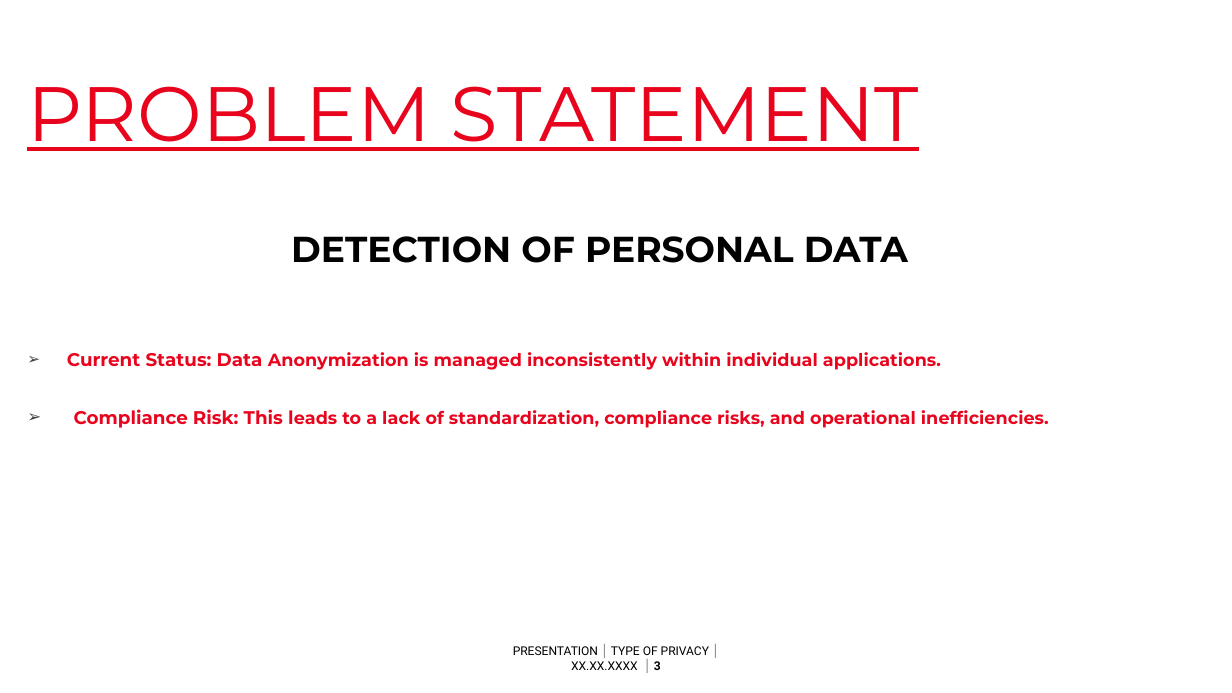
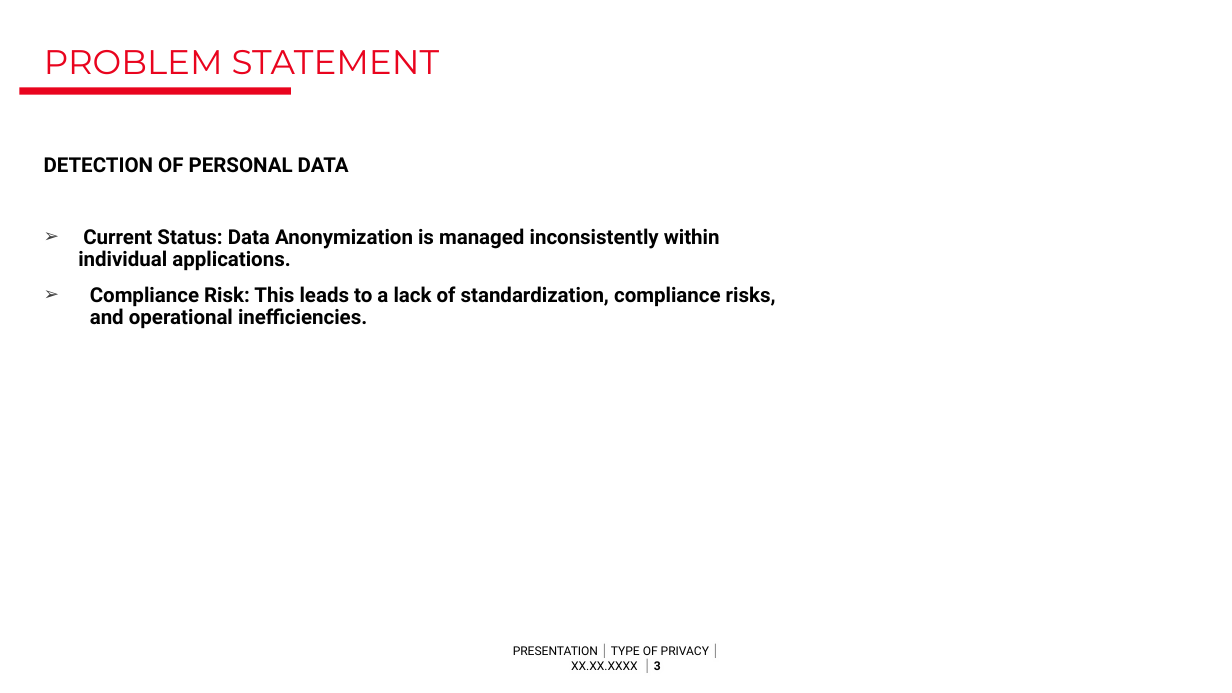
Before and after one commit to amanagrawal151/data-anonymiser, a slide deck: slide 3 of SGBOTS.pptx. Drawn at 1232x693 pixels with LibreOffice and Linux fonts; fonts in the diff are those of the drawing; background and template pictures are left out. Boxes give left, top, right and bottom in pixels: in the first picture for what was removed or moved away, otherwise in the second. Text is boxed around its words. In the diff, an @@ line names an element or a change of style, - is before the commit and + after.

```diff
--- a/SGBOTS.pptx
+++ b/SGBOTS.pptx
@@ title "PROBLEM STATEMENT" moved from (x1=27, y1=86, x2=919, y2=151) to (x1=44, y1=50, x2=440, y2=75) @@
@@ title "PROBLEM STATEMENT" at (x1=44, y1=50, x2=440, y2=75): size 60 to 26.7 pt, underline off @@
@@ rectangle added at (x1=19, y1=87, x2=291, y2=94), fill #E9041E @@
@@ text "DETECTION OF PERSONAL DATA" moved from (x1=67, y1=236, x2=1049, y2=428) to (x1=44, y1=157, x2=776, y2=329) @@
@@ text "DETECTION OF PERSONAL DATA" at (x1=44, y1=157, x2=776, y2=329): size 28.1 to 16 pt in "DETECTION OF PERSONAL DATA"; font Montserrat to Roboto; size 14.3 to 16 pt in "Current Status: Data", "Compliance Risk: This leads"; size 13.8 to 16 pt in "Anonymization is managed inconsistently within individual ap ...", "leads to a lack of standardization, compliance ..."; text colour #E9041E to #010101 in "Current Status: Data Anonymization is managed inconsistently ...", "Compliance Risk: This leads to a lack ..."; alignment centre to left; line spacing 0.7 to 0.9; line spacing 2 to 0.9 @@
```
Also in this commit, not shown: 15 other slides changed, 2 slides added, 1 slide removed.
